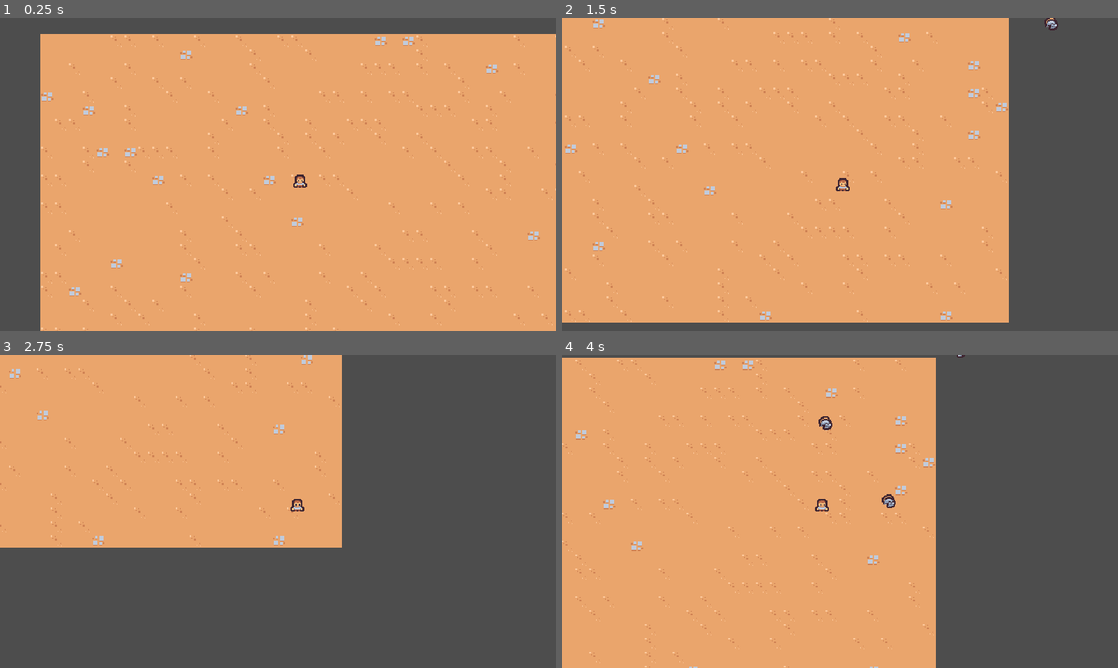
Above: before the commit, frames 1-4 (two rows, left to right).
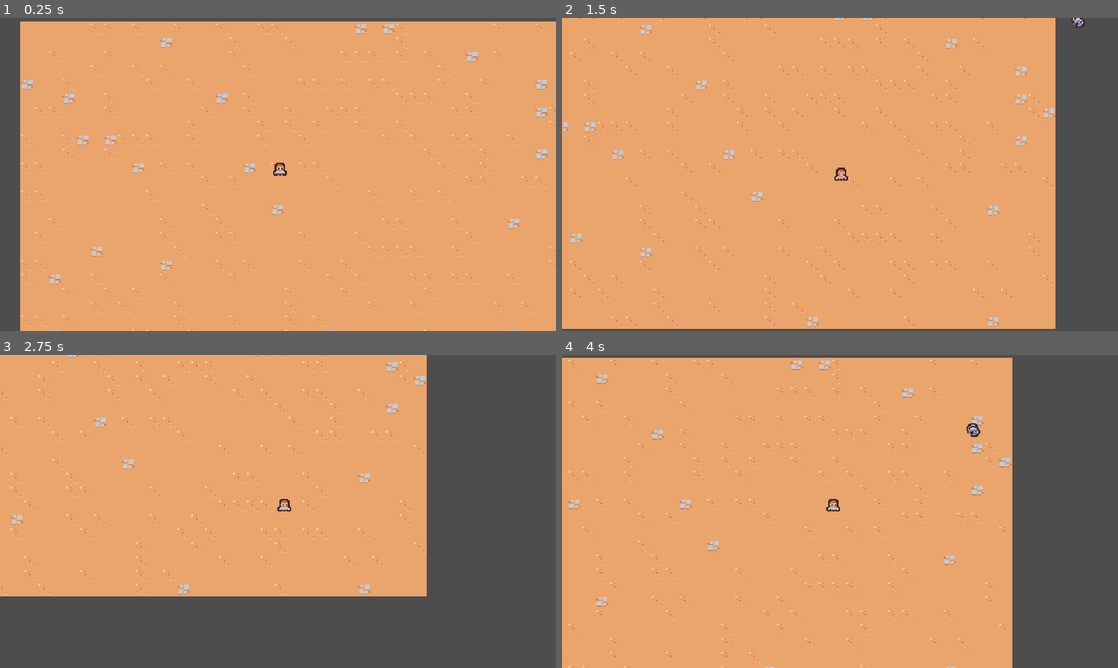
Above: after the commit, the same moments.

Repository: river-zero/FakepireSurvivors
Game: Godot game, scene res://scene/main/main.tscn
The game is run twice, just before and just after one commit, with the same random seed, the same clock (stepped at 60 frames per second) and the same inputs.
Inputs:
- Up to frame 1 (0.25 s): no input
- Up to frame 2 (1.5 s): hold D (move_right) 0.53-1.28 s; hold S (move_down) from 1.28 s (still down)
- Up to frame 3 (2.75 s): release S (move_down) at 2.03 s; hold D (move_right) from 2.03 s (still down)
- Up to frame 4 (4 s): release D (move_right) at 2.78 s; hold W (move_up) 2.78-3.53 s; hold A (move_left) from 3.53 s (still down)

The runs differ from the first frame. In frame 1, 11% of the frame differs, in the area x 3-100%, y 1-100%; in frame 2, 13%; in frame 3, 23%, in the area x 0-77%, y 0-78%; in frame 4, 16%.

Commit message:
수정: 조금 수정
- 카메라 속도 조절
- 플레이어 및 적 속도 조절
- 적들이 겹치지 않게 함
- 플레이어 모션 모드 변경

Diff:
--- a/project.godot
+++ b/project.godot
@@ -55,6 +55,7 @@
 2d_physics/layer_1="Terrain"
 2d_physics/layer_2="Player"
 2d_physics/layer_3="Enemy"
+2d_physics/layer_4="EnemyCollision"
 
 [rendering]
 
--- a/scene/basic_enemy/basic_enemy.gd
+++ b/scene/basic_enemy/basic_enemy.gd
@@ -1,6 +1,6 @@
 extends CharacterBody2D
 
-const MAX_SPEED = 75
+const MAX_SPEED = 40
 
 func _ready():
 	$Area2D.area_entered.connect(on_area_entered)
--- a/scene/basic_enemy/basic_enemy.tscn
+++ b/scene/basic_enemy/basic_enemy.tscn
@@ -9,7 +9,9 @@
 [sub_resource type="CircleShape2D" id="CircleShape2D_oougs"]
 
 [node name="BasicEnemy" type="CharacterBody2D" groups=["enemy"]]
-collision_layer = 0
+collision_layer = 8
+collision_mask = 9
+motion_mode = 1
 script = ExtResource("1_ljc1s")
 
 [node name="Area2D" type="Area2D" parent="."]
--- a/scene/game_camera/game_camera.gd
+++ b/scene/game_camera/game_camera.gd
@@ -7,7 +7,7 @@
 
 func _process(delta):
 	acquire_target()
-	global_position = global_position.lerp(target_position, 1.0 - exp(-delta * 10))
+	global_position = global_position.lerp(target_position, 1.0 - exp(-delta * 20))
 
 func acquire_target():
 	var player_nodes = get_tree().get_nodes_in_group("player")
--- a/scene/player/player.gd
+++ b/scene/player/player.gd
@@ -1,6 +1,7 @@
 extends CharacterBody2D
 
-const MAX_SPEED = 200
+const MAX_SPEED = 125
+const ACCELERATION_SMMOTHING = 25
 
 func _ready():
 	pass
@@ -8,7 +9,10 @@
 func _process(delta):
 	var movement_vector = get_movement_vector()
 	var direction = movement_vector.normalized()
-	velocity = direction * MAX_SPEED
+	var target_velocity = direction * MAX_SPEED
+
+	velocity = velocity.lerp(target_velocity, 1 - exp(-delta * ACCELERATION_SMMOTHING))
+
 	move_and_slide()
 
 func get_movement_vector():
--- a/scene/player/player.tscn
+++ b/scene/player/player.tscn
@@ -9,6 +9,7 @@
 
 [node name="Player" type="CharacterBody2D" groups=["player"]]
 collision_layer = 0
+motion_mode = 1
 script = ExtResource("1_gukri")
 
 [node name="AbilityManager" type="Node" parent="."]
